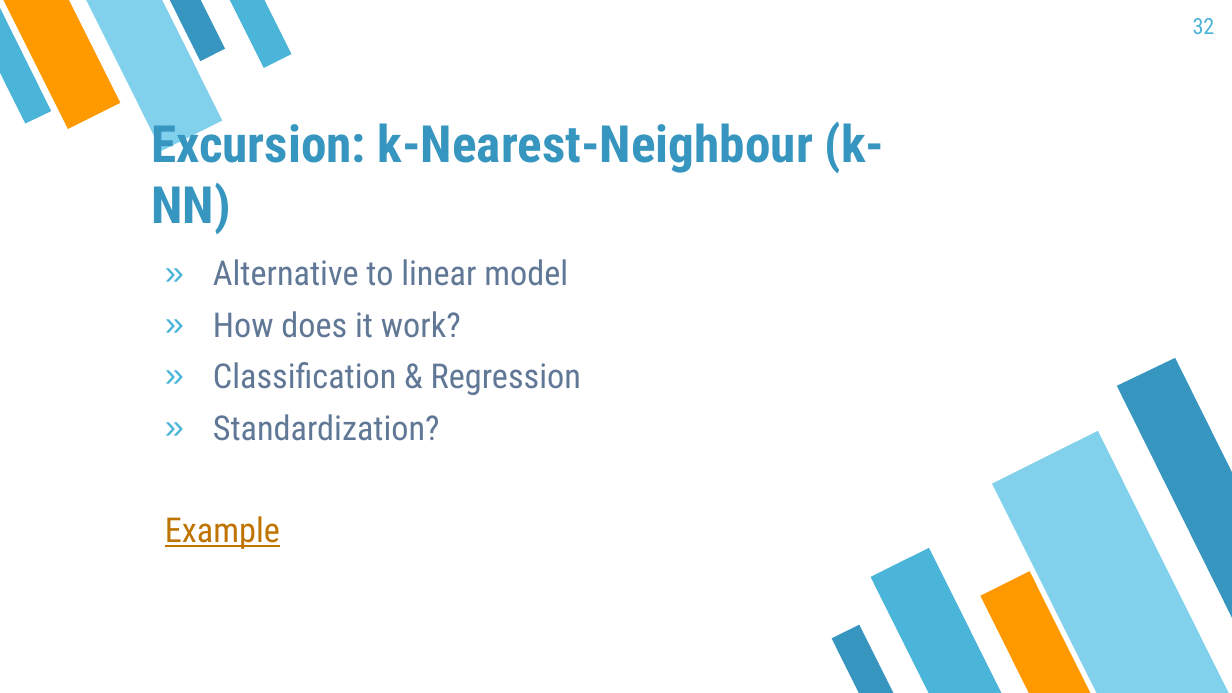
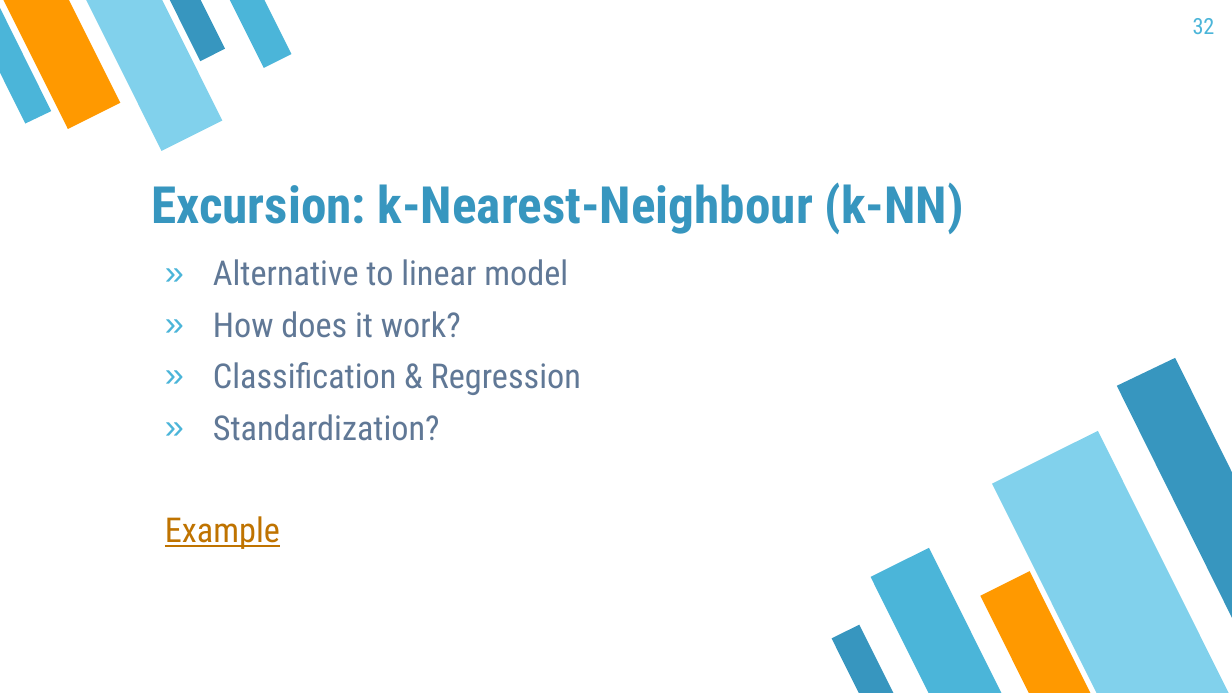
Before and after one commit to mayer79/ml_lecture, a slide deck: slide 32 of slides/ML_Lecture.pptx. Drawn at 1232x693 pixels with LibreOffice and Linux fonts; fonts in the diff are those of the drawing. Boxes give left, top, right and bottom in pixels: in the first picture for what was removed or moved away, otherwise in the second. Text is boxed around its words. In the diff, an @@ line names an element or a change of style, - is before the commit and + after.

```diff
--- a/slides/ML_Lecture.pptx
+++ b/slides/ML_Lecture.pptx
@@ title "Excursion: k-Nearest-Neighbour (k-NN)" rewrapped from box(151, 115, 885, 234) to box(151, 182, 964, 234) @@
```
Also in this commit, not shown: 18 other slides changed.
